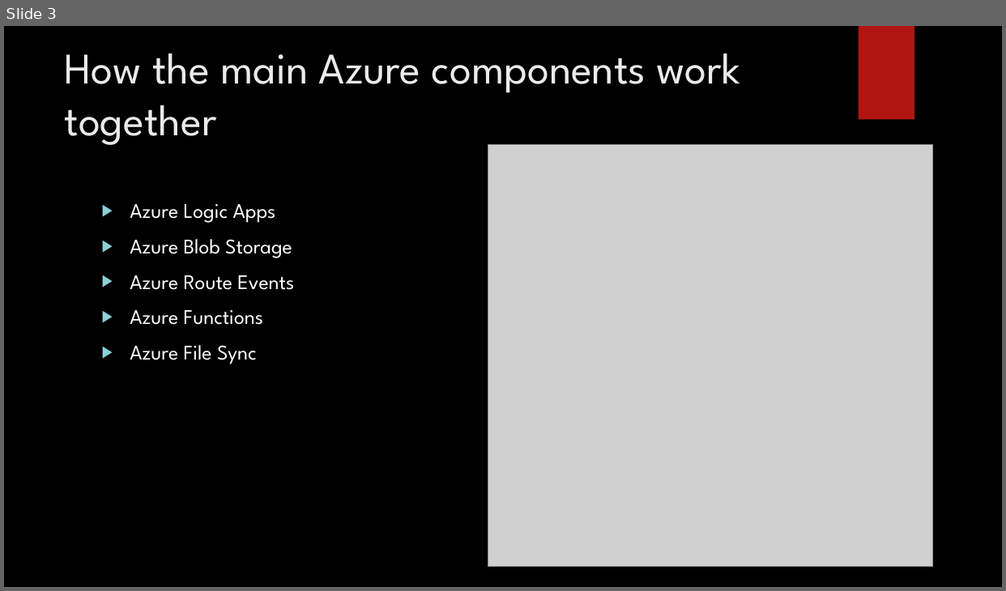
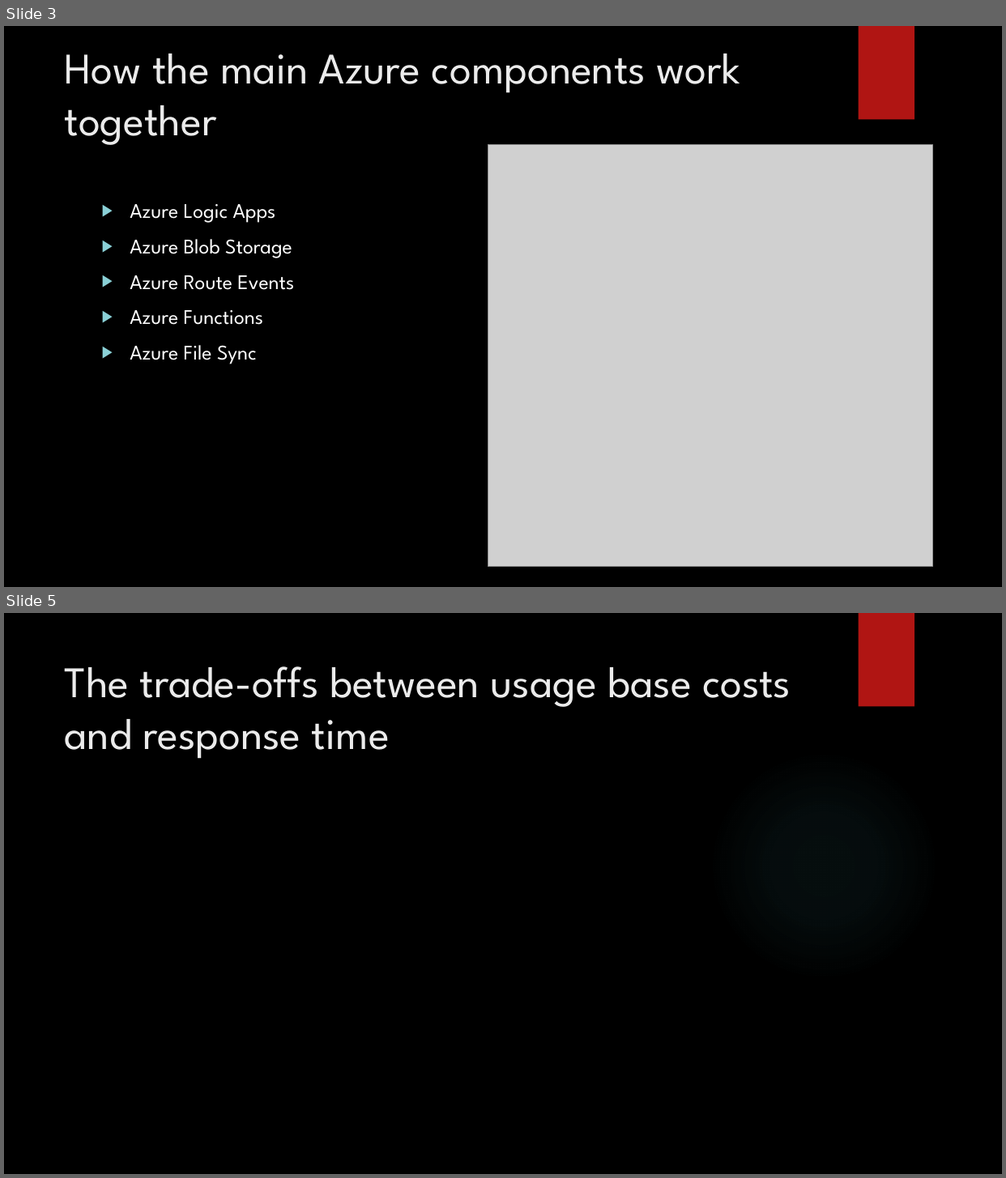
Before and after one commit to han00163/CST8912-MidTerm-Group-Project, a slide deck: CST8912_011_Presentation1_Group3.pptx. Shown one above the other, each under a label of ours: slide 3 before the commit, slides 3 and 5 after it; the slides between them are not shown. The pictures are 1006x591 and 1006x1178 pixels, drawn with LibreOffice and Linux fonts; fonts in the diff are those of the drawing; grey boxes stand for pictures; background and template pictures are left out. Boxes give left, top, right and bottom in pixels: in the first picture for what was removed or moved away, otherwise in the second. Text is boxed around its words. In the diff, an @@ line names an element or a change of style, - is before the commit and + after.

```diff
--- a/CST8912_011_Presentation1_Group3.pptx
+++ b/CST8912_011_Presentation1_Group3.pptx
@@ slide 5 added at bbox=[4, 613, 1002, 1174], background picture (left out); not listed: 2 template elements that a slide beside it also shows @@
@@ title added at bbox=[65, 666, 791, 759], 42 pt, text #EBEBEB @@
+The trade-offs between usage base costs and response time
```
Also in this commit, not shown: 1 slide changed, 1 other slide added.
